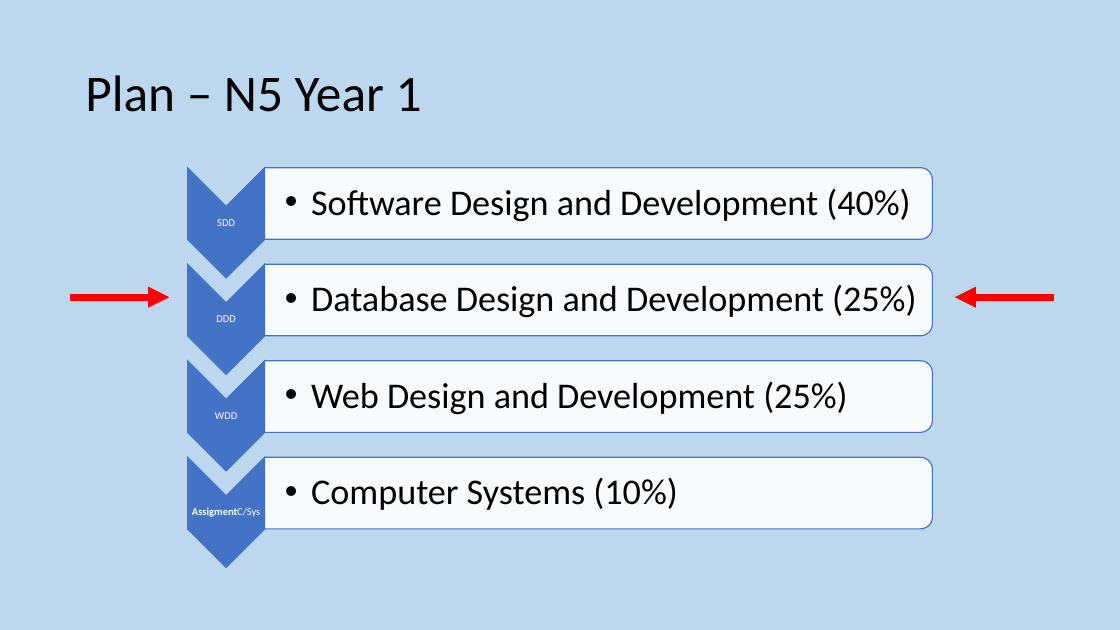
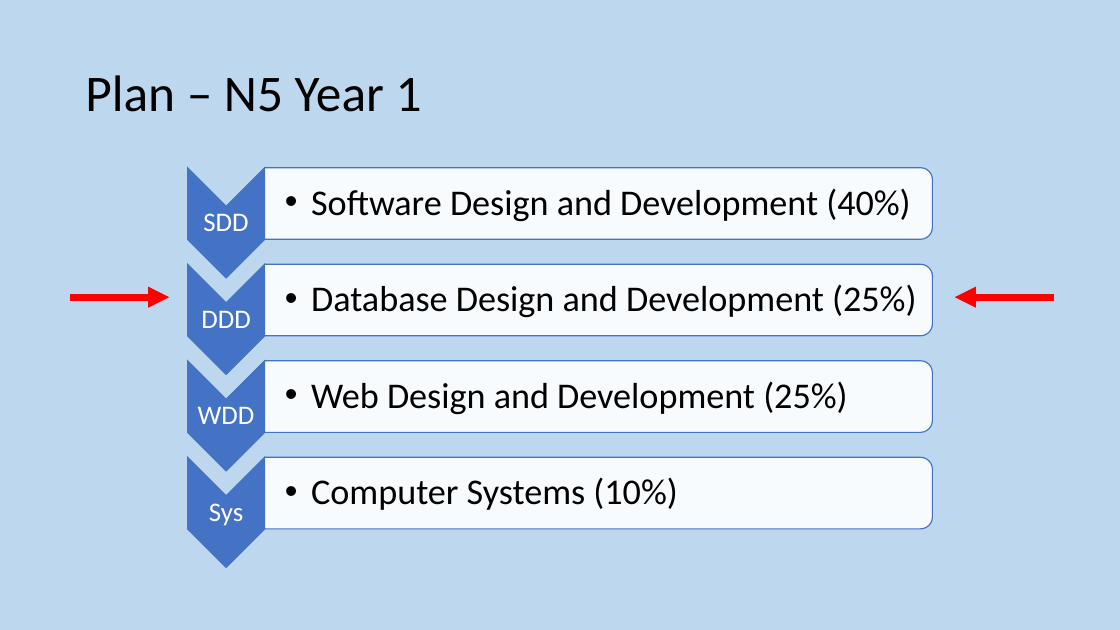
Before and after one commit to MrFriendCS/MrFriendCS.github.io, a slide deck: slide 2 of n5/ddd/N5 CS DDD Slides.pptx. Drawn at 1120x630 pixels with LibreOffice and Linux fonts; fonts in the diff are those of the drawing. Boxes give left, top, right and bottom in pixels: in the first picture for what was removed or moved away, otherwise in the second. Text is boxed around its words. In the diff, an @@ line names an element or a change of style, - is before the commit and + after.

```diff
--- a/n5/ddd/N5 CS DDD Slides.pptx
+++ b/n5/ddd/N5 CS DDD Slides.pptx
@@ size 9 to 23 pt; more space between paragraphs in 3 elements at box(203, 213, 248, 231), box(201, 310, 250, 328), box(198, 406, 255, 424) @@
@@ text at box(209, 503, 243, 526): text changed; size 9 to 23 pt; bold off @@
-AssigmentC/Sys
+Sys
```
